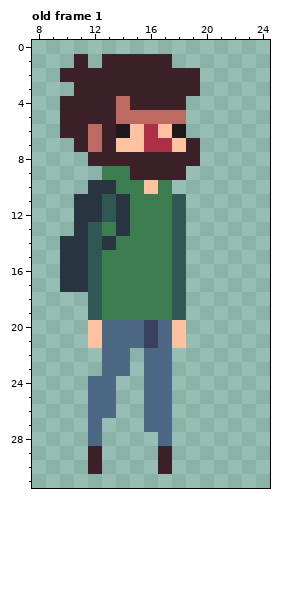
Pixel-art file: Concept/player.aseprite. Above is the file before it was changed.
32x32 pixels, 1 frame. Shown: old frame 1: x 8..24, y 0..31. The commit also changed other frames, which this record leaves out.
New version:
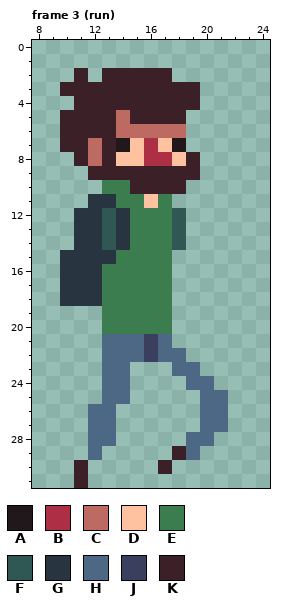
Palette (. is transparent): A #21181b  B #ad2f45  C #bd6a62  D #ffc2a1  E #3b7d4f  F #2f5753  G #283540  H #4c6885  J #3a3f5e  K #3b2027
A new or re-ordered frame is compared with the old frame closest to it.
The commit says: animations for player and trolls
What changed:
frames 1 -> 18
Changed rows in their new state; - is an unchanged pixel.
Frame 3 (run) is new; against old frame 1, layer "Layer 3":
first column x 10:
 1 -.-.....----
 2 .-.-----..--
 3 K-----------
 4 .---K----K--
 5 -----KKKK---
 6 --K-CCCCC---
 7 K---A--DA.--
 8 -KC-DDBBD---
 9 --KKK----K--
10 --.E-KKKK---
11 -.-GE-D-.---
13 --GF--------
14 .-GFG-------
15 --GG----.---
16 --G-----.---
17 --G-----.---
18 GGG-----.---
19 --.-----.---
20 --.EEEEE.---
21 --.-----.---
22 -----HJ-H---
23 ------..HH--
24 --.-H-..-HH-
25 --.-H-..--HH
26 ------..--HH
27 ---H--..--HH
28 ---H---.-HH-
29 --H----.KH--
30 -K.---------
31 -K----------
Pixel boxes of the changes (left, top, right, bottom) in both pictures:
changed: (60, 54, 228, 488)
